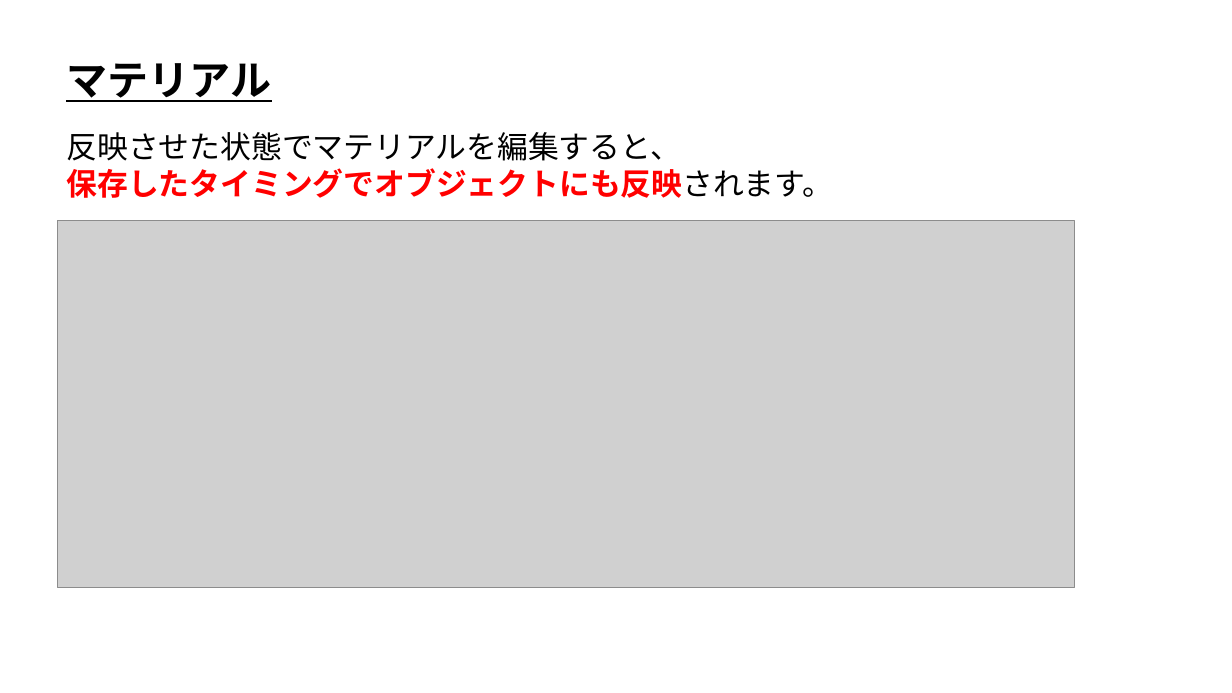
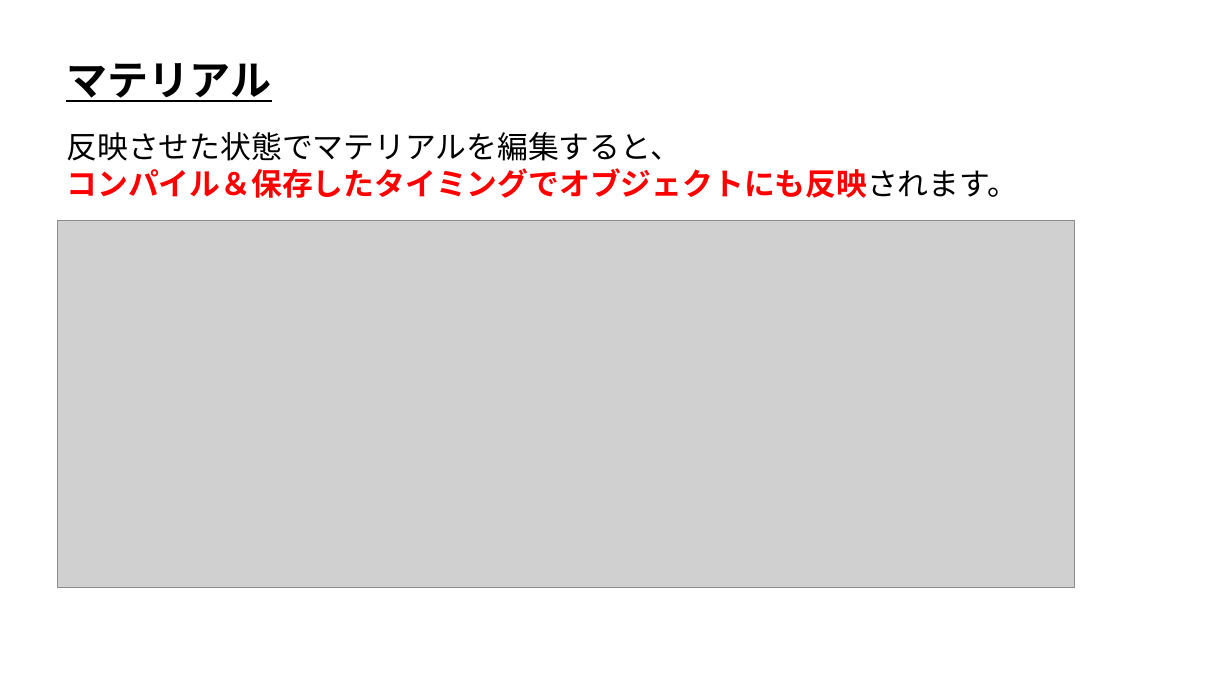
Before and after one commit to ArakiYusuke-Ohara/Textbook, a slide deck: slide 11 of ゲーム科3年/00_前期/ゲームエンジンⅤ/11_マテリアルの基礎.pptx. Drawn at 1232x693 pixels with LibreOffice and Linux fonts; fonts in the diff are those of the drawing; grey boxes stand for pictures. Boxes give left, top, right and bottom in pixels: in the first picture for what was removed or moved away, otherwise in the second. Text is boxed around its words. In the diff, an @@ line names an element or a change of style, - is before the commit and + after.

```diff
--- a/ゲーム科3年/00_前期/ゲームエンジンⅤ/11_マテリアルの基礎.pptx
+++ b/ゲーム科3年/00_前期/ゲームエンジンⅤ/11_マテリアルの基礎.pptx
@@ text at (66,168,1018,198): text changed @@
-保存したタイミングでオブジェクトにも反映されます。
+コンパイル＆保存したタイミングでオブジェクトにも反映されます。
```
Also in this commit, not shown: 2 other slides changed, 7 other files.
